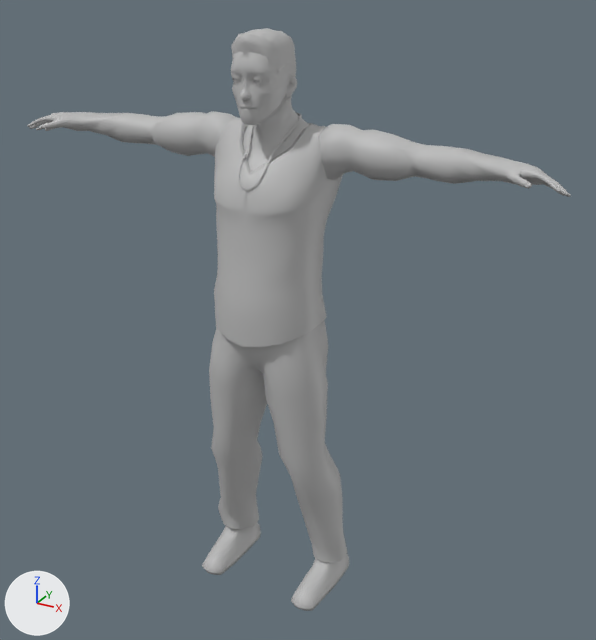
Renders of the FBX model FYP/Assets/Animation/Ai/Gangster1.fbx from each side of a commit.
One viewpoint serves both versions: a 50 mm lens placed at (1.273, -2.075, 3.107), pointed at (0.067, 0.117, 2.011). The axes (+X, +Y, +Z) are drawn at lower left. The lights are the same throughout. Where no turn or scale is listed for an object, it has been applied to the vertices. Vertices at the same position are counted once.

The first picture shows 'Gangster1'.
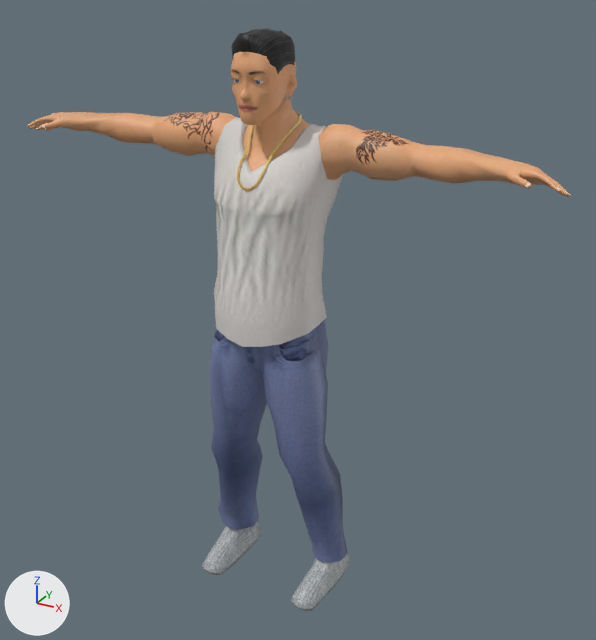
Location of each change, [x1, y1, x2, y2] in pixels of the pictures (596 x 640 px):
part 1 of me_mesh, recoloured: [27, 28, 571, 611] in both

What the commit changed:
Picture 'Gangster1_D.tga' (img_gangster1_d_tga) is new.
Material 'Texture' (mat_texture) is new.
Its texture is img_gangster1_d_tga.
me_mesh is used by ob_gangster1; location (0.0, 0.036, 1.006).
me_mesh had 3647 vertices, 3576 faces and spanned x -0.9..0.9, y -0.16..0.2, z 0.0..1.92.
me_mesh now has 3623 vertices, 3564 faces and spans x -0.9..0.9, y -0.16..0.2, z 0.0..1.92.
me_mesh part 1: 3544 faces spanning x -0.9..0.9, y -0.16..0.2, z 0.0..1.92 switch from mat_lambert1 (grey #bcbcbc) to mat_texture (picture img_gangster1_d_tga).
